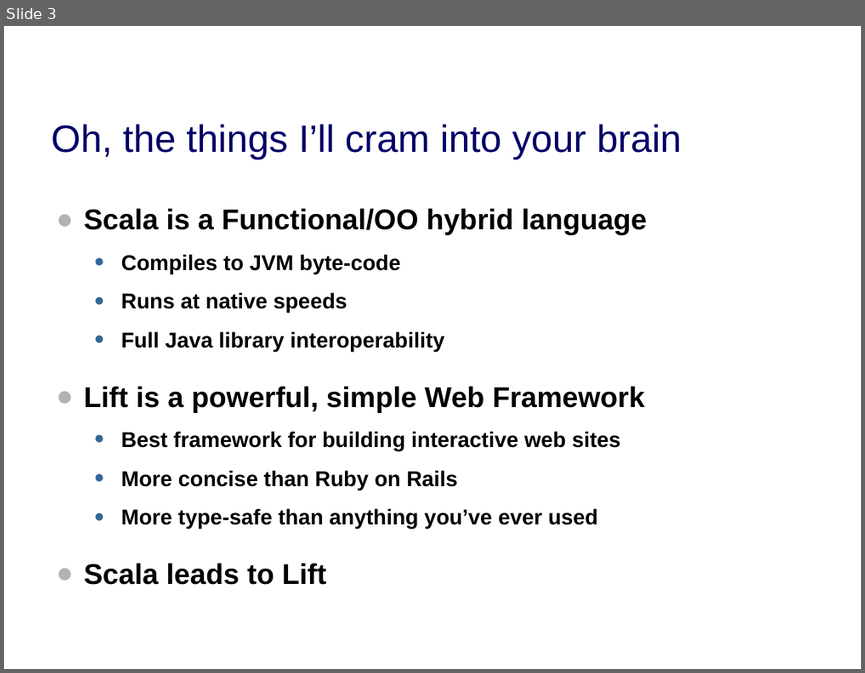
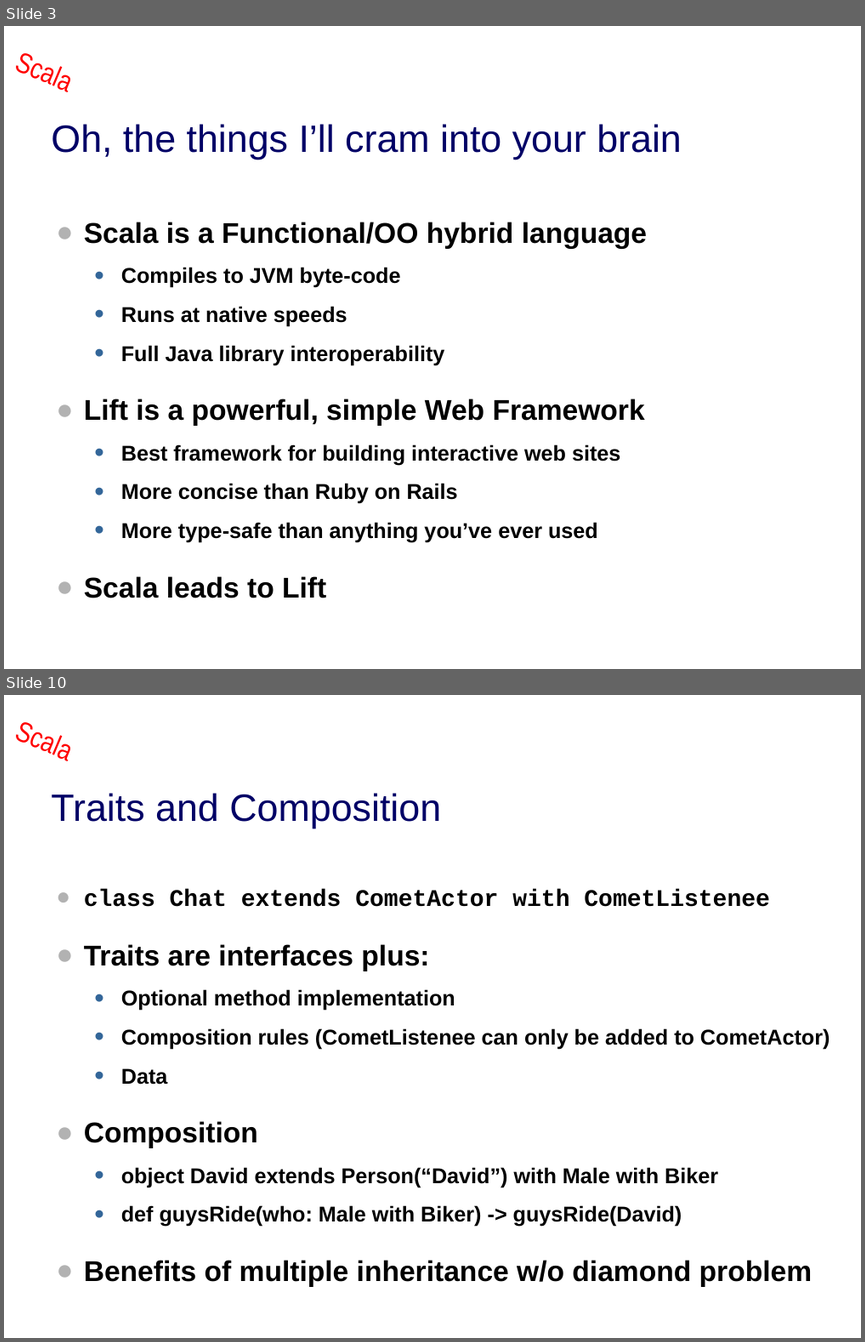
Before and after one commit to dpp/lift-samples, a slide deck: presentations/2009_dpp_qcon_tss/dpp_tss.ppt. Shown one above the other, each under a label of ours: slide 3 before the commit, slides 3 and 10 after it; the slides between them are not shown. The pictures are 865x673 and 865x1342 pixels, drawn with LibreOffice and Linux fonts; fonts in the diff are those of the drawing; background and template pictures are left out. Boxes give left, top, right and bottom in pixels: in the first picture for what was removed or moved away, otherwise in the second. Text is boxed around its words. In the diff, an @@ line names an element or a change of style, - is before the commit and + after.

```diff
--- a/presentations/2009_dpp_qcon_tss/dpp_tss.ppt
+++ b/presentations/2009_dpp_qcon_tss/dpp_tss.ppt
@@ slide 10 added at (x1=4, y1=695, x2=861, y2=1338), background picture (left out); not listed: 1 template element that a slide beside it also shows @@
@@ title added at (x1=51, y1=793, x2=441, y2=828), 32 pt, text #000066 @@
+Traits and Composition
@@ text added at (x1=84, y1=889, x2=829, y2=1287), 18 pt, text #000000, bold @@
+● class Chat extends CometActor with CometListenee
+● Traits are interfaces plus:
+  • Optional method implementation
+  • Composition rules (CometListenee can only be added to CometActor)
+  • Data
+● Composition
+  • object David extends Person(“David”) with Male with Biker
+  • def guysRide(who: Male with Biker) -> guysRide(David)
+● Benefits of multiple inheritance w/o diamond problem
@@ slide 3 changed as well @@
@@ text added at (x1=6, y1=26, x2=93, y2=103), 24 pt, text #FF0000 @@
+Scala
@@ text "Scala is a Functional/OO hybrid ..." moved from (x1=84, y1=208, x2=647, y2=584) to (x1=84, y1=222, x2=647, y2=598) @@
```
Also in this commit, not shown: 3 other slides changed, 11 other slides added, 2 slides removed.
